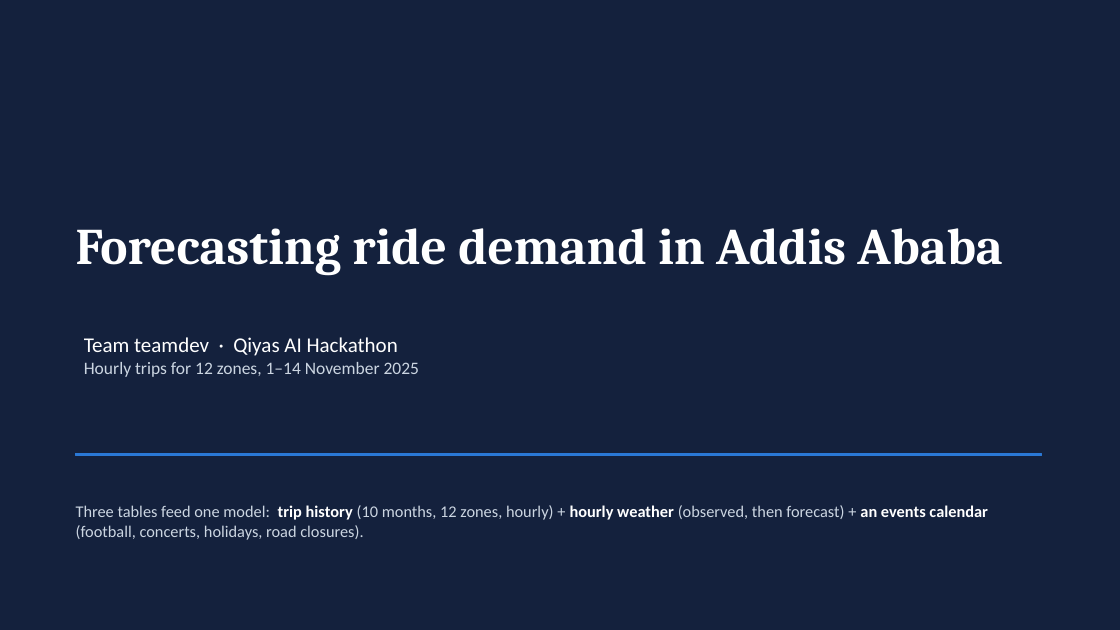
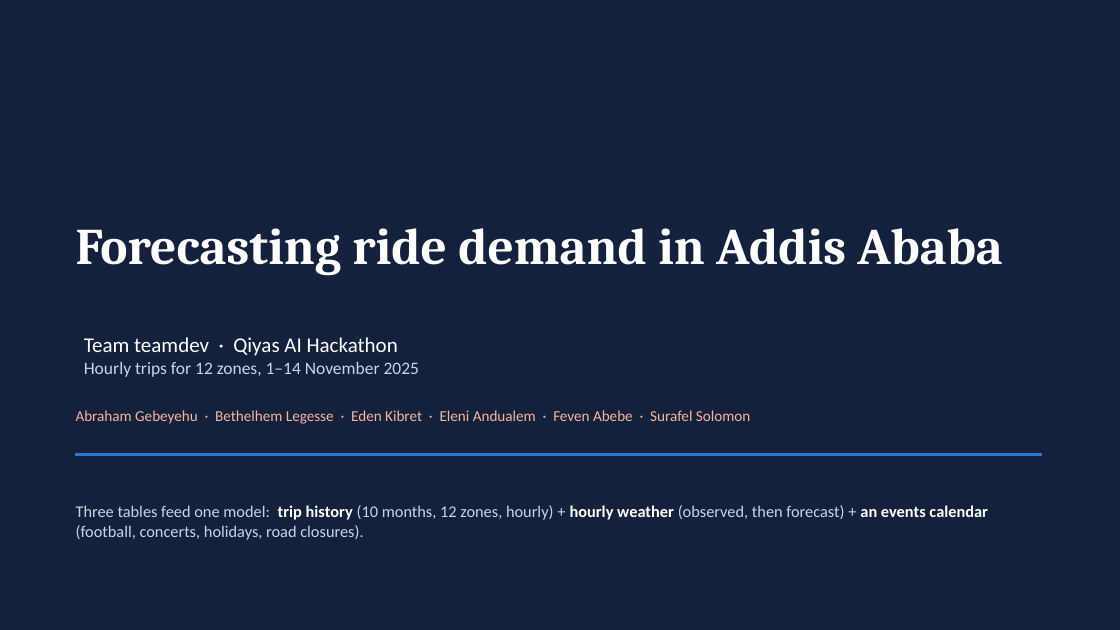
Before and after one commit to Ab-xo/addis_ride_forecast, a slide deck: slide 1 of presentation/team_teamdev_slides.pptx. Drawn at 1120x630 pixels with LibreOffice and Linux fonts; fonts in the diff are those of the drawing. Boxes give left, top, right and bottom in pixels: in the first picture for what was removed or moved away, otherwise in the second. Text is boxed around its words. In the diff, an @@ line names an element or a change of style, - is before the commit and + after.

```diff
--- a/presentation/team_teamdev_slides.pptx
+++ b/presentation/team_teamdev_slides.pptx
@@ text added at (76,410,750,424), 13 pt, text #F7B699 @@
+Abraham Gebeyehu · Bethelhem Legesse · Eden Kibret · Eleni Andualem · Feven Abebe · Surafel Solomon
```
Also in this commit, not shown: 1 other slide changed, 57 other files.
